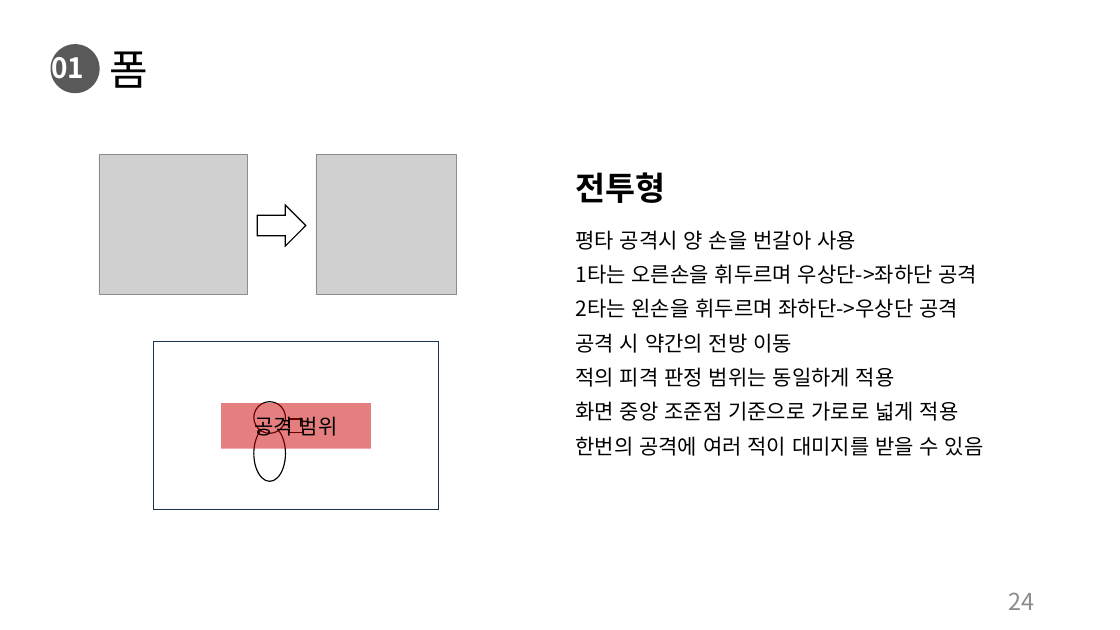
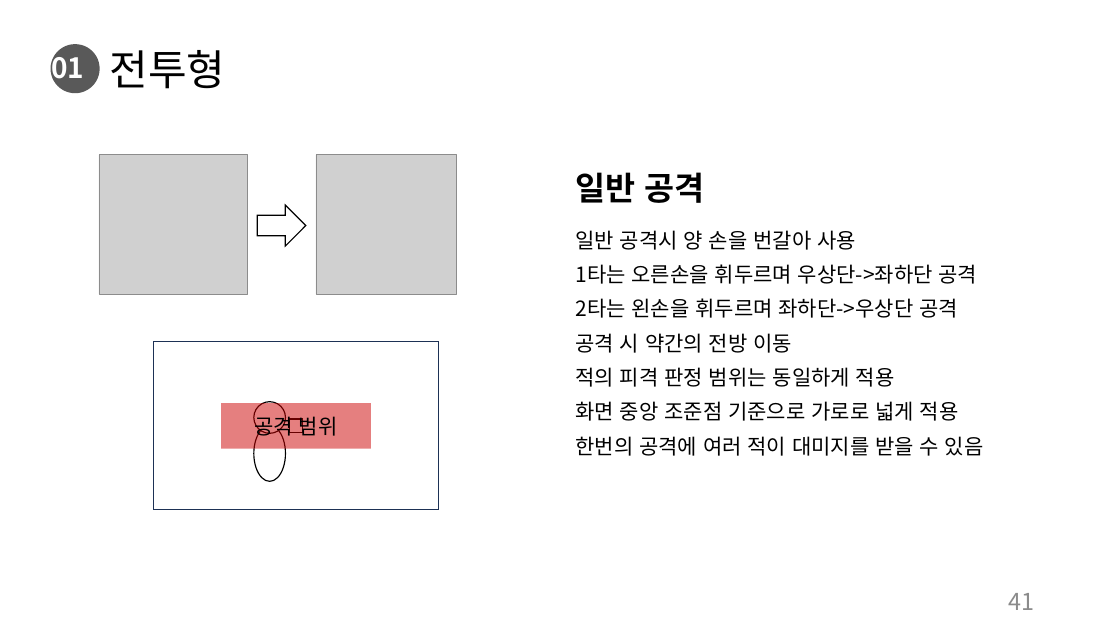
Before and after one commit to charobe/HDB, a slide deck: slide 41 of 조영욱/하자 드 바이오.pptx (slide 24 before the commit). Drawn at 1120x630 pixels with LibreOffice and Linux fonts; fonts in the diff are those of the drawing; grey boxes stand for pictures. Boxes give left, top, right and bottom in pixels: in the first picture for what was removed or moved away, otherwise in the second. Text is boxed around its words. In the diff, an @@ line names an element or a change of style, - is before the commit and + after.

```diff
--- a/조영욱/하자 드 바이오.pptx
+++ b/조영욱/하자 드 바이오.pptx
@@ title at bbox=[110, 50, 226, 89]: text changed @@
-폼
+전투형
@@ text at bbox=[575, 172, 705, 203]: text changed @@
-전투형
+일반 공격
@@ text at bbox=[575, 230, 856, 250]: text changed @@
-평타 공격시 양 손을 번갈아 사용
+일반 공격시 양 손을 번갈아 사용
@@ page number at bbox=[1009, 593, 1035, 610]: text changed @@
-24
+41
```
Also in this commit, not shown: 32 other slides changed, 2 slides added, 1 slide removed, 1 other file.
